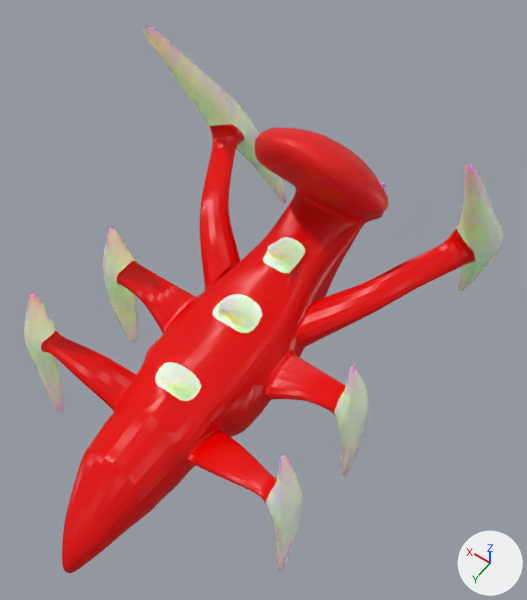
Before and after pictures for a commit that changed the Blender file Blender/Charger.blend.
One viewpoint serves both versions: a 50 mm camera at (-5.37, 6.83, 14.44) aimed at (-0.41, -0.12, 3.52). The lights are fixed; the arrows at lower right show +X, +Y and +Z.

Objects in the first picture: 'Charger'.
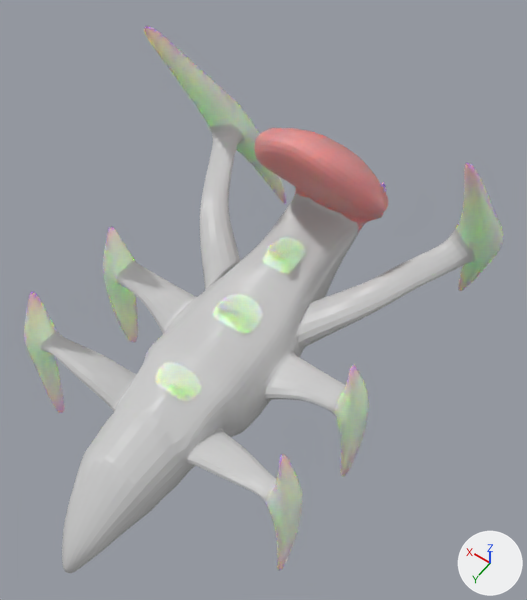
Edits to the bpy script that builds the scene:
```text
Add img_material_base_color_head_001:
    img_material_base_color_head_001 = load_image('Material Base Color Head.001', 'Material Base Color.001.png', 2048, 2048, 'sRGB')
Add img_material_base_color_002:
    img_material_base_color_002 = load_image('Material Base Color.002', 'Material Base Color.001.png', 2048, 2048, 'sRGB')
Change mat_flesh:
    remove n2 = _N.new('ShaderNodeRGB'); n2.name = 'RGB'
    remove n2.outputs[0].default_value = (0.8, 0.0, 0.0, 1.0)  # 'Color', red #e70000
    add n3 = _N.new('ShaderNodeTexImage'); n3.name = 'Image Texture'
    add n3.image = img_material_base_color_002
    where n1 = _N.new('ShaderNodeBsdfPrincipled'); n1.name = 'Principled BSDF'
    remove _L.new(n2.outputs[0], n1.inputs[0])  # 'Color' to 'Base Color'
    add _L.new(n3.outputs[0], n1.inputs[0])  # 'Color' to 'Base Color'
Change mat_head:
    where n0 = _N.new('ShaderNodeBsdfPrincipled'); n0.name = 'Principled BSDF'
    remove n0.inputs[0].default_value = (0.85, 0.000742, 0.0017, 1.0)  # 'Base Color', red #ed0206
    add n2 = _N.new('ShaderNodeTexImage'); n2.name = 'Image Texture'
    add n2.image = img_material_base_color_head_001
    add n3 = _N.new('ShaderNodeMix'); n3.name = 'Mix'
    add n3.data_type = 'RGBA'
    add n3.inputs[7].default_value = (1.0, 0.00148, 0.00244, 1.0)  # 'B', red #ff0508
    add _L.new(n2.outputs[0], n3.inputs[6])  # 'Color' to 'A'
    add _L.new(n3.outputs[2], n0.inputs[0])  # 'Result' to 'Base Color'
```

Location of each change, (x1, y1, x2, y2) in pixels of the pictures (527 x 600 px):
'Charger', surface changed (red to grey): (24, 29, 488, 573) in both
